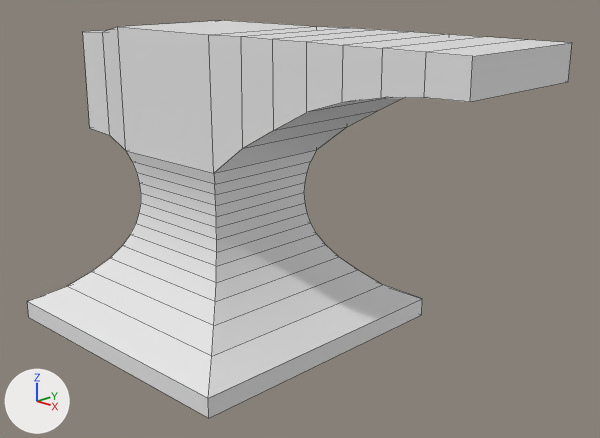
One commit to the Blender file anvel.blend: the scene before it, then after it.
Camera for both pictures: a 50 mm lens placed at (8.13, -6.92, 5.26), pointed at (1.38, 0.06, 2.3). Every picture has the same lights, and +X, +Y and +Z are marked at lower left. Mesh edges are drawn as thin lines.
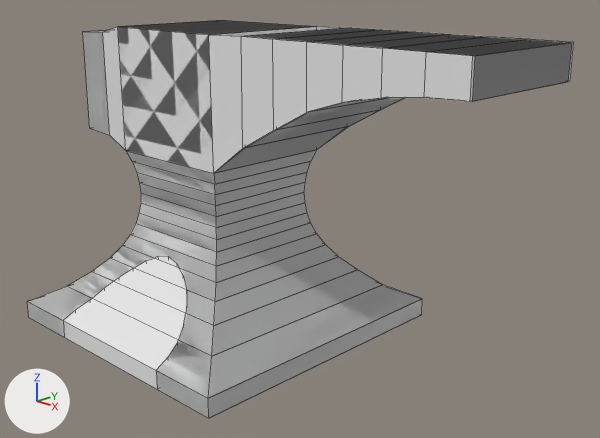
Changed parts and their boxes (x1, y1, x2, y2) in the pictures (600 x 438 px):
'Plane', modifiers changed: before (27, 20, 572, 418); after (27, 20, 574, 418)

What the commit changed:
Mesh me_cylinder is new.
It is a 32-sided cylinder along z spanning x -1.0..1.0, y -1.0..1.0, z -1.0..1.0.
Object 'Plane' (ob_plane) gains a BOOLEAN modifier named 'Boolean'.
Modifier setting: object = ob_cylinder.
Modifier setting: solver = 'FLOAT'.
Object 'Plane' (ob_plane) gains a MIRROR modifier named 'Mirror'.
Modifier setting: use_axis = (False, True, False).
Object 'Cylinder' (ob_cylinder) is new; it shows me_cylinder.
Its location is (0.0197, -1.927, 1.554).
It is now shown.
